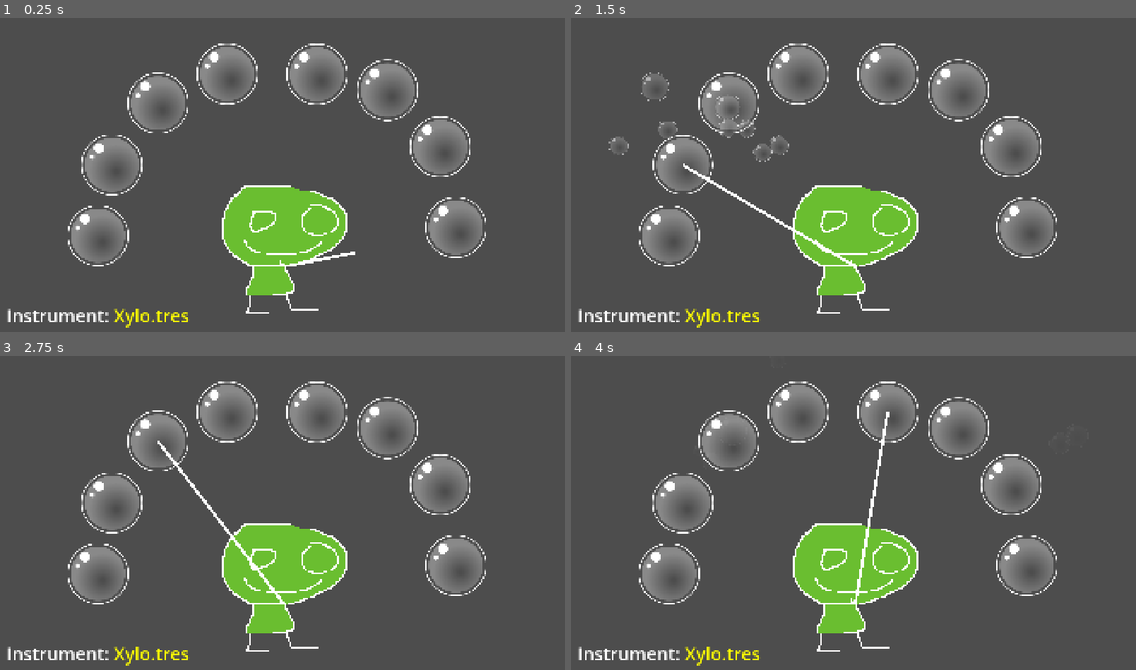
Above: before the commit, frames 1-4 (two rows, left to right).
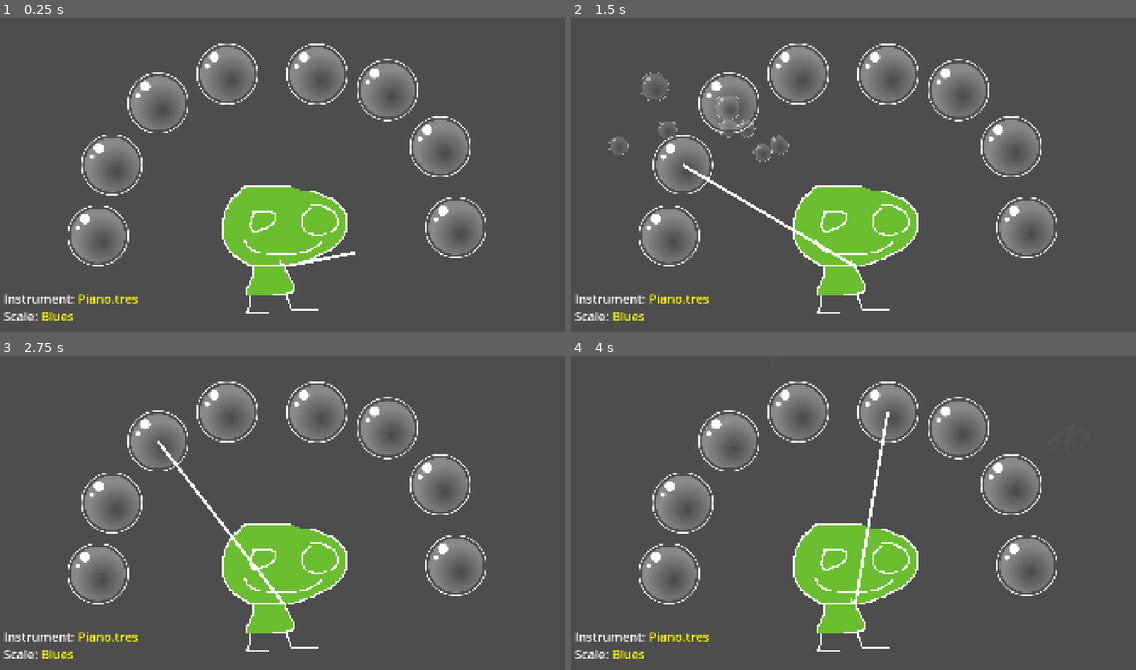
Above: after the commit, the same moments.

Repository: CarpetBakery/CamMusic
Game: Godot game, scene res://scenes/scTest.tscn
Two runs of this game, one before a commit and one after it. Both use one fixed random seed, a clock stepped at 60 frames per second and the inputs below.
Inputs (mouse positions are in pixels of both pictures, inside the frame that each line leads up to):
- Up to frame 1 (0.25 s): no input
- Up to frame 2 (1.5 s): tap Enter at 0.5 s; move the mouse to (667, 234) at 0.52 s; tap Space at 1.25 s; move the mouse to (684, 165) at 1.27 s
- Up to frame 3 (2.75 s): tap Enter at 2 s; move the mouse to (158, 440) at 2.02 s
- Up to frame 4 (4 s): tap Space at 2.75 s; move the mouse to (797, 412) at 2.77 s; tap Enter at 3.5 s; move the mouse to (887, 412) at 3.52 s

The runs differ from the first frame. In frame 1, 1.0% of the frame differs, in the area x 0-34%, y 87-99%; in frame 2, 1.0%; in frame 3, 1.0%; in frame 4, 1.0%.

Commit message:
fix note

Diff:
--- a/assets/instruments/instXylo.tres
+++ b/assets/instruments/instXylo.tres
@@ -13,6 +13,7 @@
 [ext_resource type="AudioStream" uid="uid://biolrlefrdm4n" path="res://assets/sfx/xylo/a#.ogg" id="11_07mk2"]
 [ext_resource type="AudioStream" uid="uid://bywu483lk7ats" path="res://assets/sfx/xylo/b.ogg" id="12_f02vk"]
 [ext_resource type="AudioStream" uid="uid://c3bsnvomat11u" path="res://assets/sfx/xylo/c2.ogg" id="13_8asky"]
+[ext_resource type="AudioStream" uid="uid://boeu1v0fufus1" path="res://assets/sfx/xylo/f#.ogg" id="14_c0pxk"]
 
 [resource]
 script = ExtResource("1_c0pxk")
@@ -23,6 +24,7 @@
 3: ExtResource("5_gn8rf"),
 4: ExtResource("6_hr0ps"),
 5: ExtResource("7_w88xj"),
+6: ExtResource("14_c0pxk"),
 7: ExtResource("8_i3sr0"),
 8: ExtResource("9_wtjrl"),
 9: ExtResource("10_ycy6x"),
--- a/scenes/scTest.tscn
+++ b/scenes/scTest.tscn
@@ -1,14 +1,14 @@
 [gd_scene load_steps=8 format=3 uid="uid://buxn1xvymrjak"]
 
 [ext_resource type="Script" uid="uid://b8sbc7sui6deu" path="res://src/NoteMaster.gd" id="2_5uccs"]
-[ext_resource type="Resource" uid="uid://cb3kdhd1fkfwa" path="res://assets/instruments/instXylo.tres" id="2_dwu3b"]
 [ext_resource type="PackedScene" uid="uid://di0imgmhwfavl" path="res://objects/NotePlayer.tscn" id="2_e7qg6"]
+[ext_resource type="Resource" uid="uid://dp6wkail2otb" path="res://assets/instruments/instPiano.tres" id="2_l8utc"]
 [ext_resource type="Script" uid="uid://dss76llmhvtvh" path="res://src/components/Scale.gd" id="3_l8utc"]
 [ext_resource type="Texture2D" uid="uid://beiyag2p5qlqs" path="res://assets/sprites/guy.png" id="5_dwu3b"]
 
 [sub_resource type="Resource" id="Resource_dwu3b"]
 script = ExtResource("3_l8utc")
-type = 0
+type = 2
 metadata/_custom_type_script = "uid://dss76llmhvtvh"
 
 [sub_resource type="GDScript" id="GDScript_dwu3b"]
@@ -26,7 +26,7 @@
 [node name="NoteMaster" type="Node2D" parent="." node_paths=PackedStringArray("notePlayers", "instLabel")]
 position = Vector2(-50, 0)
 script = ExtResource("2_5uccs")
-instrument = ExtResource("2_dwu3b")
+instrument = ExtResource("2_l8utc")
 noteScale = SubResource("Resource_dwu3b")
 notePlayers = [NodePath("NotePlayer"), NodePath("NotePlayer2"), NodePath("NotePlayer3"), NodePath("NotePlayer4"), NodePath("NotePlayer5"), NodePath("NotePlayer6"), NodePath("NotePlayer7"), NodePath("NotePlayer8")]
 instLabel = NodePath("InstrumentLabel")
@@ -63,11 +63,11 @@
 scaleDegree = 7
 
 [node name="InstrumentLabel" type="RichTextLabel" parent="NoteMaster"]
-offset_left = 71.0
-offset_top = 969.0
-offset_right = 1969.0
-offset_bottom = 1101.0
-theme_override_font_sizes/normal_font_size = 61
+offset_left = 62.0
+offset_top = 922.0
+offset_right = 1960.0
+offset_bottom = 1150.0
+theme_override_font_sizes/normal_font_size = 42
 bbcode_enabled = true
 text = "Instrument: "
 
--- a/src/NoteMaster.gd
+++ b/src/NoteMaster.gd
@@ -11,7 +11,7 @@
 
 func _ready() -> void:
 	# Setup note scale
-	setScaleType(Scale.Type.MAJOR)
+	setScaleType(noteScale.type)
 
 	# Setup NotePlayers
 	for np in notePlayers:
@@ -28,6 +28,5 @@
 	noteScale.setType(newType, instrument)
 
 	var instName := instrument.resource_path.split("inst")[-1]
-
-	instLabel.text = "Instrument: [color=yellow]" + instName
-	print(instName)
+	instLabel.text = "Instrument: [color=yellow]" + instName + "[/color]" + \
+			"\nScale: [color=yellow]" + str(noteScale)
--- a/src/components/Scale.gd
+++ b/src/components/Scale.gd
@@ -6,6 +6,7 @@
 {
 	MAJOR,
 	MINOR,
+	BLUES,
 }
 
 enum Note
@@ -64,3 +65,26 @@
 				instrument.streams[Note.A_SHARP],
 				instrument.streams[Note.C_HIGH],
 			]
+
+		Type.BLUES:
+			streams = [
+				instrument.streams[Note.C],
+				instrument.streams[Note.D],
+				instrument.streams[Note.D_SHARP],
+				instrument.streams[Note.F],
+				instrument.streams[Note.F_SHARP],
+				instrument.streams[Note.G],
+				instrument.streams[Note.A_SHARP],
+				instrument.streams[Note.C_HIGH],
+			]
+
+
+func _to_string() -> String:
+	match type:
+		Type.MAJOR:
+			return "Major"
+		Type.MINOR:
+			return "Minor"
+		Type.BLUES:
+			return "Blues"
+	return ""
Not shown: 1 places in assets/instruments/instXylo.tres that only renumber resources
Not shown, changed: assets/sfx/xylo/a#.ogg
